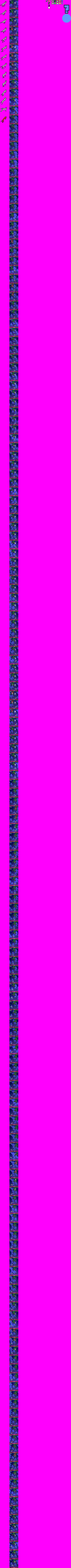
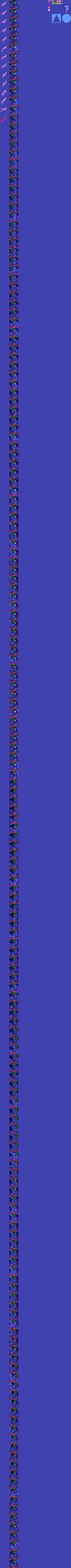
Layers edited between the first and the second 71x1568 image:
painted on "start_previewdj" over [left=9, top=2, right=18, bottom=1568]
painted on "start_stats" over [left=47, top=0, right=51, bottom=12]
added layer "start_preview_mask" above "_start_preview_mask" over [left=51, top=13, right=61, bottom=23]
renamed "start_preview_mask" to "_start_preview_mask", painted on it over [left=62, top=13, right=71, bottom=23]
painted on "start_bigquestion" over [left=63, top=4, right=70, bottom=14]
painted on "start_icon_riffer" over [left=58, top=0, right=62, bottom=5]
painted on "start_3dhorse" over [left=0, top=1, right=7, bottom=123]
painted on "_background (3d: -33, 38, 26)" over [left=0, top=0, right=71, bottom=1568]
